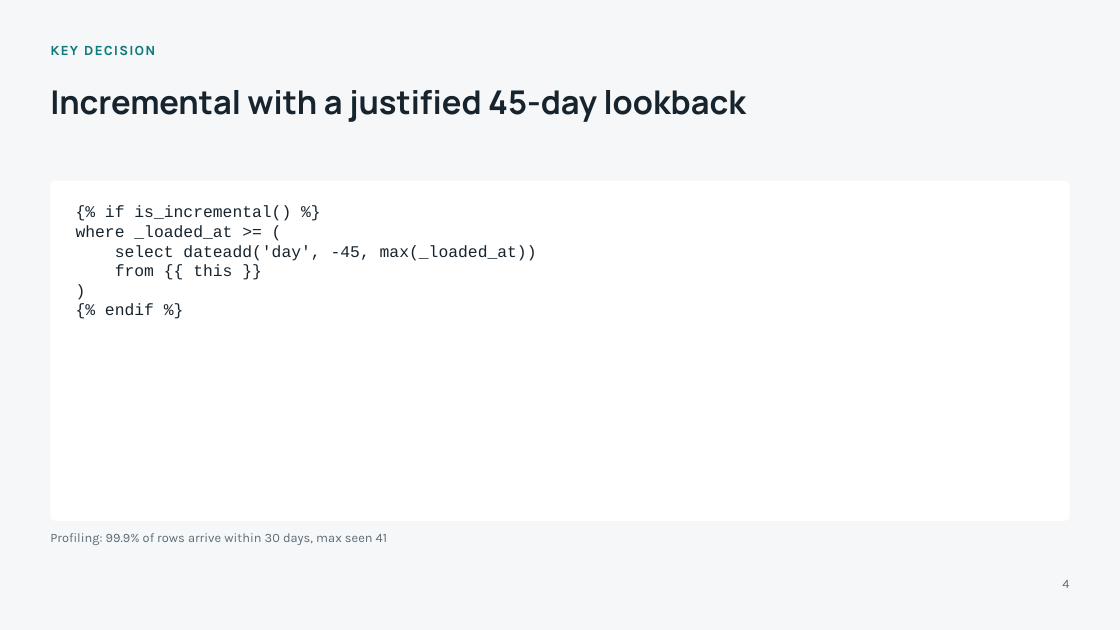
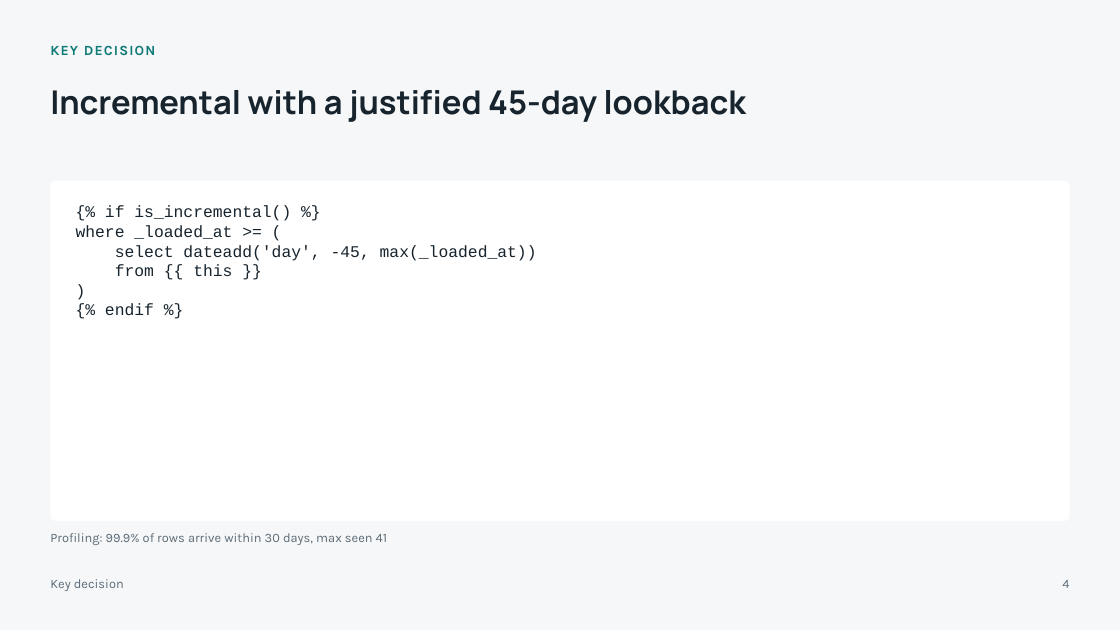
Before and after one commit to vinivaliati/vinivaliati-ai-template, a slide deck: slide 4 of skills/presentations/assets/technical.pptx. Drawn at 1120x630 pixels with LibreOffice and Linux fonts; fonts in the diff are those of the drawing. Boxes give left, top, right and bottom in pixels: in the first picture for what was removed or moved away, otherwise in the second. Text is boxed around its words. In the diff, an @@ line names an element or a change of style, - is before the commit and + after.

```diff
--- a/skills/presentations/assets/technical.pptx
+++ b/skills/presentations/assets/technical.pptx
@@ text added at <box>50,579,124,591</box>, 11 pt, text #5E6C77 @@
+Key decision
```
Also in this commit, not shown: 3 other slides changed, 29 other files.
